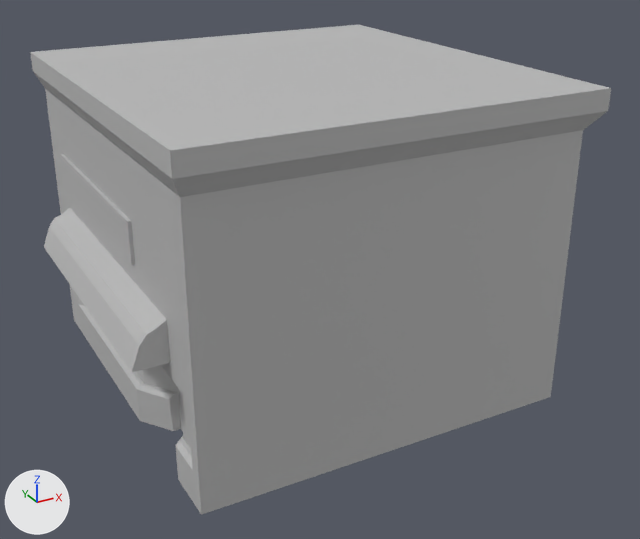
One commit to the FBX model Assets/[LOCATIONS]/StreetRight/clothingStore.fbx: the scene before it, then after it.
Both versions are drawn from a camera (50 mm lens) standing at (-9.23, -18.02, 11.4) and looking at (0.23, -0.83, 2.81). Lighting does not change. The marker at lower left points along +X, +Y and +Z. Where no turn or scale is listed for an object, it has been applied to the vertices.

Objects in the first picture: 'clothingStore'.
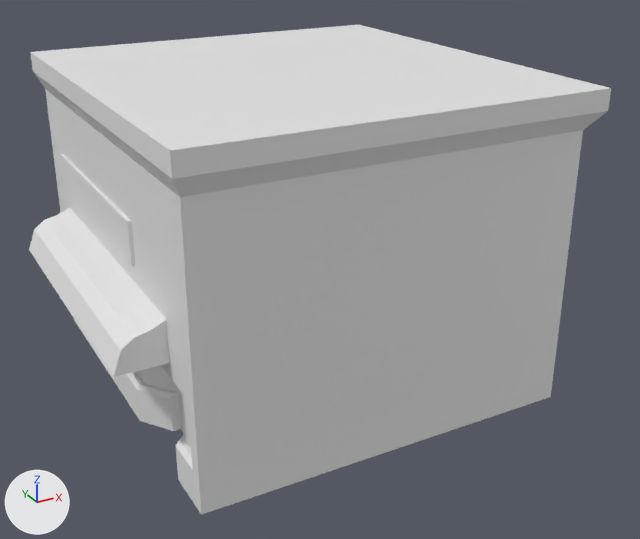
The newer file is also turned or shifted as a whole; pictures and numbers use the older file's frame.

What the commit changed:
me_scene_008 is used by ob_clothingstore; location (0.0, 0.0, 0.0).
me_scene_008 had 630 vertices, 622 faces and spanned x -5.28..4.75, y -4.99..5.01, z 0.0..7.5.
me_scene_008 now has 673 vertices, 668 faces and spans x -5.65..4.75, y -4.99..5.01, z 0.0..7.5.
Part 1, on me_scene_008:
48 faces are deleted.
15 vertices in x -4.75, y -3.4..3.81, z 3.07..3.6 move by (-0.12, 0.0, 0.0).
13 vertices in x -5.28..-5.08, y -2.8..3.81, z 2.81..3.33 move by (-0.37, 0.0, 0.0).
13 vertices in x -4.92, y -2.8..3.81, z 3.54 move by (-0.25, 0.0, 0.0).
12 vertices in x -5.17, y -2.8..3.21, z 3.07 move by (-0.48, 0.0, -0.26).
9 vertices in x -5.28, y -2.8..2.61, z 2.81 move by (0.47, 0.0, 0.0).
18 vertices move from x -5.28..-4.5, y -3.4..3.81, z 2.81..3.54 to x -5.63..-4.51, y -3.4..3.81, z 2.81..3.54.
4 vertices are added at (-4.5, -3.3, 2.81), (-3.77, -2.8, 0.84), (-3.77, -1.59, 0.85), (-3.77, -2.19, 0.85).
26 new vertices lie (0.0, -0.51, 0.0) away from vertices in x -5.28..4.75, y -2.8, z 0.0..7.5.
13 new vertices lie (0.1, 0.0, 0.26) away from vertices in x -5.65..-5.08, y -3.31..3.21, z 2.81..3.33.
94 new faces join them.
me_scene_008 part 2: 574 faces spanning x -5.65..4.75, y -4.99..5.01, z 0.0..7.5 switch from mat_lit_009 (grey #bcbcbc) to no material.

What differs and where, as boxes (x1, y1, x2, y2) in the pictures (640 x 539 px):
'clothingStore', reshaped
    before: (30, 25, 611, 515)
    after: (29, 25, 611, 515)
part 1 of me_scene_008, built on
    before: (44, 70, 557, 414)
    after: (29, 70, 557, 414)
part 2 of me_scene_008, recoloured
    both: (30, 25, 611, 515)
